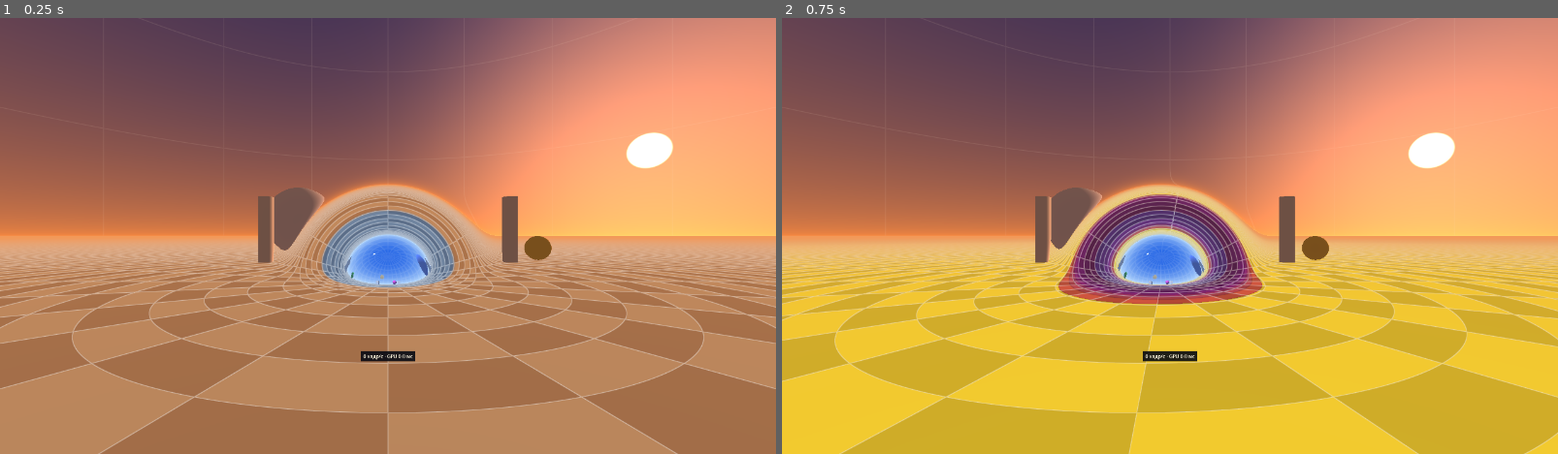
Above: before the commit, frames 1-2 (left to right).
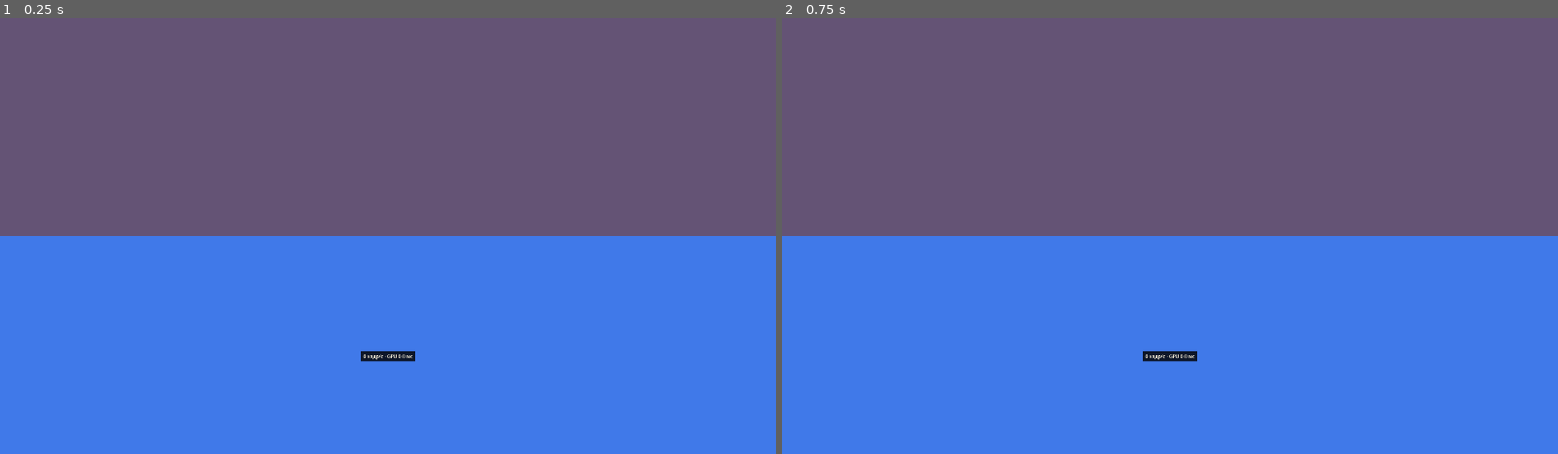
Above: after the commit, the same moments.

Repository: pomid0rko0/steam-frame-wromhole
Game: Godot game, scene res://main.tscn
The game is run twice, just before and just after one commit, with the same random seed, the same clock (stepped at 60 frames per second) and the same inputs.
Inputs (mouse positions are in pixels of both pictures, inside the frame that each line leads up to):
- Up to frame 1 (0.25 s): no input
- Up to frame 2 (0.75 s): tap Enter at 0.5 s; move the mouse to (1340, 214) at 0.52 s; hold D from 0.53 s (still down); hold G from 0.53 s (still down); click (1340, 214) at 0.67 s

The runs differ from the first frame. In frame 1, 99% of the frame differs, in the area x 0-100%, y 0-100%; in frame 2, 99%.

Commit message:
Toys: per-eye data on the GPU, the shell pass only over cells that can hold a toy, one march for all toys
eye_data.gd, a compute shader on the XR camera's compositor, works out once per frame and eye (the
render's own eyes) the eye's point, play axes and the near toys' cones; the shaders read them from
one texture instead of every vertex computing them. The shell pass is drawn over a mesh of cells of
each eye's view (azimuth of the ray plane's normal round the radial axis times a ring of impact
parameter: the bins), placed per eye by the vertex stage and collapsed where no toy can be met (no
toy in both masks, or only near toys whose cone misses the whole cell): 9-65% of the view where the
sphere or the full view was 74-100%. The search is one march along the path for all the ray's toys,
each giving the longest step that cannot pass its entry; a ball's from the exact F'' (the path's
acceleration in R^4, wht_accel) and a bound on its change; the ray's start needs no point of the
path. Near the eye 2.8 points of the path per ray where one search per toy took 5.5 (ref/toys.py,
0 mismatches against RK4). Pictures as before within 1/255 at 7 poses; the cost model's emulation is
Godot's picture at all 13. The shell pass is 32 registers (it was 24 at the edge of that).

Co-Authored-By: Claude Opus 5.5 <noreply@anthropic.com>
Claude-Session: https://claude.ai/code/session_01RfyTkuZVcXDzPpteXNqqxJ

Diff:
--- /dev/null
+++ b/godot/eye_data.gd
@@ -0,0 +1,147 @@
+extends CompositorEffect
+## What every pixel of an eye shares, worked out once per eye and frame on the GPU, before the 3D
+## scene is drawn (a compute shader on the XR camera's compositor): the eye's point of the space and
+## its play axes (wh_eyeAt: the head's moved along the geodesic of the eye's offset from it), wh_eye of
+## it, and the cones of directions in which the toys near the head can be met (wh_coneAt). The eyes
+## are the render's own (its views), so the values are exact for the frame being drawn. The shaders
+## read them from one texture (wh_eyes in wormhole_uniforms.gdshaderinc), a row per view:
+##   0 (l, n)   1-3 the play axes f0, f1, f2   4 wh_eye(l)
+##   5 + 2 j    cone j's axis (a tangent vector)   6 + 2 j   (cos of its half angle (-2: none), 0, 0, 0)
+## main.gd hands it the head and the near toys each frame (set_frame, on the render thread).
+
+const WIDTH := 13
+const CONES := 4
+# the frame's data, as the compute shader's uniform block (std140, 56 floats)
+const F_HEAD_F := 0         # head_f[3]
+const F_CONE := 12          # cone j: (n, l) of the toy's centre
+const F_CONE_C := 28        # their chord radii
+const F_CONE_ON := 32       # 1: a toy in that place
+const F_EYE := 36           # the views' eyes, play space
+const F_HEAD_N := 44        # head_n, head_l
+const F_HEAD_POS := 48      # head_pos, wh_rho0
+const F_SHAPE := 52         # wh_h, wh_fillet
+const SIZE := 56
+
+var texture := Texture2DRD.new()
+var rd: RenderingDevice
+var shader: RID
+var pipeline: RID
+var ubo: RID
+var tex: RID
+var data := PackedFloat32Array()
+
+
+func _init() -> void:
+	effect_callback_type = EFFECT_CALLBACK_TYPE_PRE_OPAQUE
+	data.resize(SIZE)
+	rd = RenderingServer.get_rendering_device()
+	if rd == null:
+		return                      # no RenderingDevice (the compatibility renderer, headless)
+	var src := RDShaderSource.new()
+	src.source_compute = _source()
+	var spirv := rd.shader_compile_spirv_from_source(src)
+	if spirv.compile_error_compute != "":
+		push_error("eye_data.gd: " + spirv.compile_error_compute)
+		return
+	shader = rd.shader_create_from_spirv(spirv)
+	pipeline = rd.compute_pipeline_create(shader)
+	ubo = rd.uniform_buffer_create(SIZE * 4)
+	var fmt := RDTextureFormat.new()
+	fmt.format = RenderingDevice.DATA_FORMAT_R32G32B32A32_SFLOAT
+	fmt.width = WIDTH
+	fmt.height = 2
+	fmt.usage_bits = RenderingDevice.TEXTURE_USAGE_STORAGE_BIT | RenderingDevice.TEXTURE_USAGE_SAMPLING_BIT
+	tex = rd.texture_create(fmt, RDTextureView.new(), [])
+	texture.texture_rd_rid = tex
+
+
+func _notification(what: int) -> void:
+	if what == NOTIFICATION_PREDELETE and rd != null:
+		for r in [pipeline, shader, ubo, tex]:
+			if r.is_valid():
+				rd.free_rid(r)
+
+
+## The frame's head and near toys (main.gd, through RenderingServer.call_on_render_thread, so that
+## the render that uses this frame's materials uses this frame's data too)
+func set_frame(d: PackedFloat32Array) -> void:
+	data = d
+
+
+func _render_callback(_type: int, render_data: RenderData) -> void:
+	if not pipeline.is_valid():
+		return
+	var sd := render_data.get_render_scene_data()
+	var cam := sd.get_cam_transform()
+	var views := sd.get_view_count()
+	var d := data.duplicate()
+	for v in 2:
+		var e := cam * sd.get_view_eye_offset(mini(v, views - 1))
+		d[F_EYE + 4 * v] = e.x
+		d[F_EYE + 4 * v + 1] = e.y
+		d[F_EYE + 4 * v + 2] = e.z
+	rd.buffer_update(ubo, 0, SIZE * 4, d.to_byte_array())
+	var u_img := RDUniform.new()
+	u_img.uniform_type = RenderingDevice.UNIFORM_TYPE_IMAGE
+	u_img.binding = 0
+	u_img.add_id(tex)
+	var u_buf := RDUniform.new()
+	u_buf.uniform_type = RenderingDevice.UNIFORM_TYPE_UNIFORM_BUFFER
+	u_buf.binding = 1
+	u_buf.add_id(ubo)
+	var set := UniformSetCacheRD.get_cache(shader, 0, [u_img, u_buf])
+	var cl := rd.compute_list_begin()
+	rd.compute_list_bind_compute_pipeline(cl, pipeline)
+	rd.compute_list_bind_uniform_set(cl, set, 0)
+	rd.compute_list_dispatch(cl, 1, 1, 1)
+	rd.compute_list_end()
+
+
+# The compute shader: the renderer's core (plain GLSL, wormhole_core.gdshaderinc) with the
+# uniforms it reads declared as one block. One invocation per (view, part): part 0 the eye's frame,
+# parts 1-4 one cone each.
+func _source() -> String:
+	var core: String = (load("res://shaders/wormhole_core.gdshaderinc") as ShaderInclude).code
+	return """#version 450
+layout(local_size_x = 5, local_size_y = 2, local_size_z = 1) in;
+layout(rgba32f, set = 0, binding = 0) uniform restrict writeonly image2D eyes;
+layout(set = 0, binding = 1, std140) uniform Frame {
+	vec4 head_f[3];
+	vec4 cone_tn[4];
+	vec4 cone_c;
+	vec4 cone_on;
+	vec4 eye_p[2];
+	vec3 head_n; float head_l;
+	vec3 head_pos; float wh_rho0;
+	float wh_h; float wh_fillet; float wh_pad0; float wh_pad1;
+};
+// the shading's screen derivatives and the static objects, which the core's flat trace reads: not
+// used here
+#define dFdx(x) ((x) * 0.0)
+#define dFdy(x) ((x) * 0.0)
+#define fwidth(x) ((x) * 0.0)
+const vec4 wh_sph[6] = vec4[6](vec4(0.0), vec4(0.0), vec4(0.0), vec4(0.0), vec4(0.0), vec4(0.0));
+const vec4 wh_pil[4] = vec4[4](vec4(0.0), vec4(0.0), vec4(0.0), vec4(0.0));
+const vec4 wh_box[4] = vec4[4](vec4(0.0), vec4(0.0), vec4(0.0), vec4(0.0));
+""" + core + """
+void main() {
+	int part = int(gl_LocalInvocationID.x);
+	int v = int(gl_LocalInvocationID.y);
+	float l; vec3 n; vec4 f0; vec4 f1; vec4 f2;
+	wh_eyeAt(eye_p[v].xyz, l, n, f0, f1, f2);
+	if (part == 0) {
+		imageStore(eyes, ivec2(0, v), vec4(l, n));
+		imageStore(eyes, ivec2(1, v), f0);
+		imageStore(eyes, ivec2(2, v), f1);
+		imageStore(eyes, ivec2(3, v), f2);
+		imageStore(eyes, ivec2(4, v), vec4(wh_eye(l), 0.0, 0.0));
+	} else {
+		int j = part - 1;
+		vec4 axis = vec4(1.0, 0.0, 0.0, 0.0);
+		float ct = -2.0;
+		if (cone_on[j] > 0.5) axis = wh_coneAt(l, n, cone_tn[j].w, cone_tn[j].xyz, cone_c[j], ct);
+		imageStore(eyes, ivec2(5 + 2 * j, v), axis);
+		imageStore(eyes, ivec2(6 + 2 * j, v), vec4(ct, 0.0, 0.0, 0.0));
+	}
+}
+"""
--- a/godot/main.gd
+++ b/godot/main.gd
@@ -57,6 +57,7 @@
 const PROXY_SLACK := 1.02       # the proxy meshes' faces lie inside their sphere (by up to 1.7%): grown by this
 const CONE_NEAR := 4.0          # m from the head: a toy closer gets a cone of its own (_update_cones)
 const BIN_EYE := 0.08           # m: an eye is at most this far from the head point (_update_bins)
+const CELL_NA := 4              # the chords along a cell's azimuths (_cell_mesh; toys_view's WHT_CELL_NA)
 const GRAVITY_VIEWS := ["off", "floor", "floor and arrows"]
 const FOVEATION_LEVELS := 3          # the runtime's levels: low, medium, high (set_foveation)
 # Our own density maps (set_foveation 4 and 5), each eye alike, centred: rings out from where the
@@ -93,14 +94,14 @@
 # The toys (README, «Мячи и кубы»): passes of their own, drawn before the world's ray tracer, each
 # writing the depth of its hits (the GPU then skips the world's ray tracer under them):
 var toys_flat: MultiMeshInstance3D  # the head's flat universe's toys seen straight, over a sphere round each (play space)
-var toys_shell: MeshInstance3D      # what rays meet in and beyond the shell: over a sphere round it, or the whole view
+var toys_shell: MeshInstance3D      # what rays meet in and beyond the shell: over the cells of the view where a toy can be (_cell_mesh)
 var toys_flat_mat: ShaderMaterial
 var toys_shell_mat: ShaderMaterial
 var toy_mask := Vector4i.ZERO       # the toys a flat universe's sheet cuts, as bits: x A, y B (set_objects)
 var toy_chart: Array = []           # per toy bit (or null): [universe, the chart sphere it is in] (set_objects)
 var toy_list: Array = []            # the shell's pass's toys, in its order: [bit, centre (R^4), reach, l window lo, hi, flat universe]
-var shell_sphere: SphereMesh
-var full_view: QuadMesh
+var eye_fx: CompositorEffect        # each eye's point, axes and the near toys' cones, per frame on the GPU (eye_data.gd)
+var eye_frame := PackedFloat32Array()  # what it was given for this frame (tests/emu_dump.gd reads it)
 
 # feet on the floor + transported play-space axes [x, y(up), z(back)]
 var foot_l: float
@@ -179,8 +180,9 @@
 	camera = XRCamera3D.new()
 	camera.near = 0.05
 	split_pass = preload("res://split_pass.gd").new()
+	eye_fx = preload("res://eye_data.gd").new()
 	camera.compositor = Compositor.new()
-	camera.compositor.compositor_effects = [split_pass]
+	camera.compositor.compositor_effects = [eye_fx, split_pass]
 	origin.add_child(camera)
 	if in_xr:
 		for t in [&"left_hand", &"right_hand"]:
@@ -228,6 +230,7 @@
 	_param("wh_rho0", space.rho0)
 	_param("wh_h", space.h)
 	_param("wh_fillet", space.fillet)
+	_param("wh_eyes", eye_fx.texture)
 	_upload_fillet_table()
 	_upload_gravity()
 	_upload_scene()
@@ -1394,12 +1397,12 @@
 
 
 ## The toys' draws (wormhole_toys.gdshaderinc), drawn before the world's ray tracer (render priority
-## -2, -1 against 0), each pixel's fragment on a back face. A ray from an eye in a flat universe goes
-## straight until it enters the shell or ends: it meets one of that universe's toys there only
-## through the toy's bounding sphere, and anything else only through the shell. So the flat pass is
-## drawn over a sphere round each of the head's universe's toys, PROXY_MARGIN larger, and the
-## shell's pass over a sphere round the shell; with the head in the curved region, where no chart
-## maps it to the room, the shell's pass covers the whole view.
+## -2, -1 against 0). A ray from an eye in a flat universe goes straight until it enters the shell or
+## ends: it meets one of that universe's toys there only through the toy's bounding sphere, and
+## anything else only through the shell. So the flat pass is drawn over a sphere round each of the
+## head's universe's toys, PROXY_MARGIN larger (a back face: one fragment per pixel). The shell's
+## pass is drawn over the cells of each eye's view where a toy can be met at all (_cell_mesh): with
+## no toy near, it costs next to nothing.
 func _add_toy_draws() -> void:
 	var sphere := SphereMesh.new()
 	sphere.radius = 1.0
@@ -1418,19 +1421,8 @@
 	toys_flat.extra_cull_margin = 16384.0
 	toys_flat.visible = false
 	origin.add_child(toys_flat)
-	shell_sphere = SphereMesh.new()
-	shell_sphere.radius = 1.0
-	shell_sphere.height = 2.0
-	# coarse: every vertex of the shell's pass works out the near toys' cones (toys_view.gdshaderinc);
-	# its faces lie inside the sphere by up to 1.7%, within PROXY_SLACK
-	shell_sphere.radial_segments = 24
-	shell_sphere.rings = 12
-	full_view = QuadMesh.new()
-	full_view.size = Vector2(2.0, 2.0)
-	# put straight into clip space (POSITION = VERTEX.xy, toys_view.gdshaderinc), the quad is wound as a
-	# back face, as the faces of the proxy sphere it stands in for are (the pass culls front faces)
 	toys_shell = MeshInstance3D.new()
-	toys_shell.mesh = shell_sphere
+	toys_shell.mesh = _cell_mesh()
 	toys_shell.material_override = toys_shell_mat
 	toys_shell.extra_cull_margin = 16384.0
 	toys_shell.visible = false
@@ -1441,22 +1433,32 @@
 ## the eyes: in a flat universe the play-space offset from the head along the head's frame), or
 ## the whole view.
 func _update_toy_draws(l: float, n: Vector3, hf: Array, head_pos: Vector3) -> void:
-	_update_cones(l, n)
+	var fd := _update_cones(l, n)
 	_update_bins(l, n)
+	# the eyes' data for this frame's render, in step with the materials' (eye_data.gd)
+	for k in 3:
+		var f: Vector4 = hf[k]
+		for c in 4:
+			fd[eye_fx.F_HEAD_F + 4 * k + c] = f[c]
+	for c in 3:
+		fd[eye_fx.F_HEAD_N + c] = n[c]
+		fd[eye_fx.F_HEAD_POS + c] = head_pos[c]
+	fd[eye_fx.F_HEAD_N + 3] = l
+	fd[eye_fx.F_HEAD_POS + 3] = space.rho0
+	fd[eye_fx.F_SHAPE] = space.h
+	fd[eye_fx.F_SHAPE + 1] = space.fillet
+	eye_frame = fd
+	RenderingServer.call_on_render_thread(eye_fx.set_frame.bind(fd))
 	var on := balls > 0 and toys_shown
 	toys_shell.visible = on
 	var flat := on and absf(l) > space.L
 	toys_flat.visible = flat
-	toys_shell.mesh = shell_sphere if flat or not on else full_view
-	toys_shell_mat.set_shader_parameter("wht_full", not flat)
 	if not flat:
 		return
 	var side := 1.0 if l > 0.0 else -1.0
 	var to_play := chart_to_play(l, n, hf, head_pos)
 	toys_flat_mat.set_shader_parameter("wht_toChart", Projection(to_play.affine_inverse()))
 	toys_flat_mat.set_shader_parameter("wht_side", side)
-	var s := shell_proxy()
-	toys_shell.transform = Transform3D(Basis.from_scale(Vector3.ONE * s.w), to_play * Vector3(s.x, s.y, s.z))
 	var mm := toys_flat.multimesh
 	var count := 0
 	for bit in toy_proxies(side):
@@ -1468,12 +1470,13 @@
 	mm.visible_instance_count = count
 
 
-## The toys near the head (at l, n), up to four, nearest first: the shell's pass's vertex stage
-## gives each the cone of directions from each eye that can meet it (wht_coneAt in
-## wormhole_toys.gdshaderinc, exact up to a geodesic distance of 0.45 pi rho0: ref/cull.py), and a
-## ray outside it skips it. A ball held near the eye inside the shell is otherwise searched by every
-## ray whose plane passes near it, most of the view.
-func _update_cones(l: float, n: Vector3) -> void:
+## The toys near the head (at l, n), up to four, nearest first: eye_data.gd gives each the cone of
+## directions from each eye that can meet it (wh_coneAt in wormhole_core.gdshaderinc, exact up to a
+## geodesic distance of 0.45 pi rho0: ref/cull.py); a cell of the view outside it is not drawn for
+## it, and a ray outside it skips it. A ball held near the eye inside the shell is otherwise searched
+## by every ray whose plane passes near it, most of the view. Returns the eye data's frame with them
+## (eye_data.gd's layout), for the rest to be filled in.
+func _update_cones(l: float, n: Vector3) -> PackedFloat32Array:
 	var H := space.embed(l, n)
 	var near := []
 	for k in toy_list.size():
@@ -1482,8 +1485,8 @@
 		if dd < CONE_NEAR:
 			near.append([dd, k])
 	near.sort_custom(func(a: Array, b: Array) -> bool: return a[0] < b[0])
-	var cones := PackedVector4Array()
-	var cr := Vector4.ZERO
+	var fd := PackedFloat32Array()
+	fd.resize(eye_fx.SIZE)
 	var ci := Vector4i(-1, -1, -1, -1)
 	for j in 4:
 		if j < near.size():
@@ -1491,14 +1494,14 @@
 			var t: Array = toy_list[k]
 			var pn := space.point_of(t[1])
 			var cn: Vector3 = pn[1]
-			cones.append(Vector4(cn.x, cn.y, cn.z, pn[0]))
-			cr[j] = t[2]
+			for c in 3:
+				fd[eye_fx.F_CONE + 4 * j + c] = cn[c]
+			fd[eye_fx.F_CONE + 4 * j + 3] = pn[0]
+			fd[eye_fx.F_CONE_C + j] = t[2]
+			fd[eye_fx.F_CONE_ON + j] = 1.0
 			ci[j] = k
-		else:
-			cones.append(Vector4(1.0, 0.0, 0.0, 0.0))
-	toys_shell_mat.set_shader_parameter("wht_cone", cones)
-	toys_shell_mat.set_shader_parameter("wht_coneR", cr)
 	toys_shell_mat.set_shader_parameter("wht_coneIdx", ci)
+	return fd
 
 
 ## The bins of the shell's pass's toys (wht_near in wormhole_toys.gdshaderinc), from the head at
@@ -1599,9 +1602,37 @@
 	return out
 
 
-## The shell's proxy sphere in a flat universe's chart (centre, the mesh's radius).
-func shell_proxy() -> Vector4:
-	return Vector4(0.0, 0.0, 0.0, space.Rout * PROXY_SLACK)
+## The shell's pass's mesh: every cell of an eye's view by wht_near's bins (32 azimuths of the ray
+## plane's normal round the radial axis, 2 x 32 impact parameters, toys_view.gdshaderinc,
+## wht_cellDir), each a strip of CELL_NA quads along its azimuths. The vertex stage places a cell's
+## vertices for each eye, or puts them all at one point if no toy can be met in it; the mesh's own
+## positions are unused. UV: the cell's bins, UV2: the vertex's place along the azimuths and its ring.
+func _cell_mesh() -> ArrayMesh:
+	var verts := PackedVector3Array()
+	var uv := PackedVector2Array()
+	var uv2 := PackedVector2Array()
+	var idx := PackedInt32Array()
+	for bb in 64:
+		for pb in 32:
+			var base := verts.size()
+			for k in CELL_NA + 1:
+				for ring in 2:
+					verts.append(Vector3.ZERO)
+					uv.append(Vector2(pb + 0.5, bb + 0.5))
+					uv2.append(Vector2(float(k) / CELL_NA, ring))
+			for k in CELL_NA:
+				var i0 := base + 2 * k
+				idx.append_array([i0, i0 + 2, i0 + 3, i0, i0 + 3, i0 + 1])
+	var arrays := []
+	arrays.resize(Mesh.ARRAY_MAX)
+	arrays[Mesh.ARRAY_VERTEX] = verts
+	arrays[Mesh.ARRAY_TEX_UV] = uv
+	arrays[Mesh.ARRAY_TEX_UV2] = uv2
+	arrays[Mesh.ARRAY_INDEX] = idx
+	var m := ArrayMesh.new()
+	m.add_surface_from_arrays(Mesh.PRIMITIVE_TRIANGLES, arrays)
+	m.custom_aabb = AABB(Vector3(-1e4, -1e4, -1e4), Vector3(2e4, 2e4, 2e4))
+	return m
 
 
 ## A pixel's angle in the middle of the view, radians (soft edges of the gravity arrows and the
--- a/godot/shaders/toys_shell.gdshader
+++ b/godot/shaders/toys_shell.gdshader
@@ -1,6 +1,7 @@
 shader_type spatial;
-// back faces (toys_view.gdshaderinc); the depth of the hit, tested against the other toys
-render_mode unshaded, cull_front, depth_draw_always, skip_vertex_transform, fog_disabled;
+// the cells of the view where a toy can be met (toys_view.gdshaderinc), either winding; the depth
+// of the hit, tested against the other toys
+render_mode unshaded, cull_disabled, depth_draw_always, skip_vertex_transform, fog_disabled;
 
 // The toys a ray meets in and beyond the shell (wormhole_toys.gdshaderinc, wht_shell).
 #define WH_TABLE
--- a/godot/shaders/toys_shell_arrows.gdshader
+++ b/godot/shaders/toys_shell_arrows.gdshader
@@ -1,6 +1,7 @@
 shader_type spatial;
-// back faces (toys_view.gdshaderinc); the depth of the hit, tested against the other toys
-render_mode unshaded, cull_front, depth_draw_always, skip_vertex_transform, fog_disabled;
+// the cells of the view where a toy can be met (toys_view.gdshaderinc), either winding; the depth
+// of the hit, tested against the other toys
+render_mode unshaded, cull_disabled, depth_draw_always, skip_vertex_transform, fog_disabled;
 
 // The toys a ray meets in and beyond the shell (wormhole_toys.gdshaderinc, wht_shell).
 // With the gravity view's arrows over them (main.set_gravity_view 2).
--- a/godot/tests/emu_dump.gd
+++ b/godot/tests/emu_dump.gd
@@ -10,9 +10,9 @@
 ## +hands also both hands' balls where hands are at every pose, with +held also a ball held in the
 ## right one in front of the chest (main.bench_hands, as the speed check has them);
 ## shader: another ray tracer's path (res://shaders/ab/1/wormhole.gdshader).
-## Each entry also has the toys' passes' uniforms (toys_flat, toys_shell) and their proxies: the
-## spheres they are drawn over, in the chart of the head's universe (none: the shell's pass covers
-## the whole view).
+## Each entry also has the toys' passes' uniforms (toys_flat, toys_shell; with the near toys of the
+## eyes' cones, which eye_data.gd gets from main, as wht_cone (n, l) and wht_coneR) and the flat
+## pass's proxies: the spheres it is drawn over, in the chart of the head's universe.
 
 var main: Node3D
 var frames := 0
@@ -27,9 +27,9 @@
 var held := false
 var hands := false
 const UNIFORMS := ["wh_sph", "wh_pil", "wh_box", "wh_ball", "wh_ballCol", "wh_nBall", "wh_cube", "wh_cubeE",
-		"wh_cubeCol", "wh_nCube", "wh_fball", "wh_pix", "grav_cyl", "grav_g", "grav_d", "wht_side", "wht_full",
+		"wh_cubeCol", "wh_nCube", "wh_fball", "wh_pix", "grav_cyl", "grav_g", "grav_d", "wht_side",
 		"wht_cx", "wht_cy", "wht_cz", "wht_r2", "wht_lo", "wht_hi", "wht_fs", "wht_bit", "wht_t1", "wht_t2",
-		"wht_phiBin", "wht_bBin", "wht_bStep", "wht_cone", "wht_coneR", "wht_coneIdx"]
+		"wht_phiBin", "wht_bBin", "wht_bStep", "wht_coneIdx"]
 
 
 func _initialize() -> void:
@@ -105,7 +105,7 @@
 			"shader": m.shader.resource_path,
 			"uniforms": _uniforms(m),
 			"toys_flat": _uniforms(main.toys_flat_mat),
-			"toys_shell": _uniforms(main.toys_shell_mat),
+			"toys_shell": _shell_uniforms(),
 			# the toys' passes' proxies (main._update_toy_draws): chart spheres of the head's
 			# universe, [bit, centre, radius] for the flat pass's, none with the head in the
 			# curved region or without toys
@@ -124,7 +124,22 @@
 	for bit in main.toy_proxies(side):
 		var c: Vector4 = main.toy_chart[bit][1]
 		toys.append([bit, _v3(Vector3(c.x, c.y, c.z)), (c.w + main.PROXY_MARGIN) * main.PROXY_SLACK])
-	return {"shell": _v4(main.shell_proxy()), "toys": toys}
+	return {"toys": toys}
+
+
+## The shell pass's uniforms, and the near toys whose cones eye_data.gd works out (main.eye_frame)
+func _shell_uniforms() -> Dictionary:
+	var u := _uniforms(main.toys_shell_mat)
+	var fd: PackedFloat32Array = main.eye_frame
+	var cones := []
+	var cr := []
+	for j in 4:
+		var o: int = main.eye_fx.F_CONE + 4 * j
+		cones.append([fd[o], fd[o + 1], fd[o + 2], fd[o + 3]])
+		cr.append(fd[main.eye_fx.F_CONE_C + j])
+	u["wht_cone"] = cones
+	u["wht_coneR"] = cr
+	return u
 
 
 ## The material's values of the uniforms the cost model needs, as numbers and lists.
Not shown, added: godot/eye_data.gd.uid
Not shown, changed: godot/shaders/toys_view.gdshaderinc
Not shown, changed: godot/shaders/wormhole_core.gdshaderinc
Not shown, changed: godot/shaders/wormhole_toys.gdshaderinc
Not shown, changed: godot/shaders/wormhole_uniforms.gdshaderinc
Not shown, changed: godot/shaders/wormhole_view.gdshaderinc
Not shown, changed: CLAUDE.md
Not shown, changed: README.md
Not shown, changed: ref/toys.py
Not shown, changed: tools/adreno_cost.py
